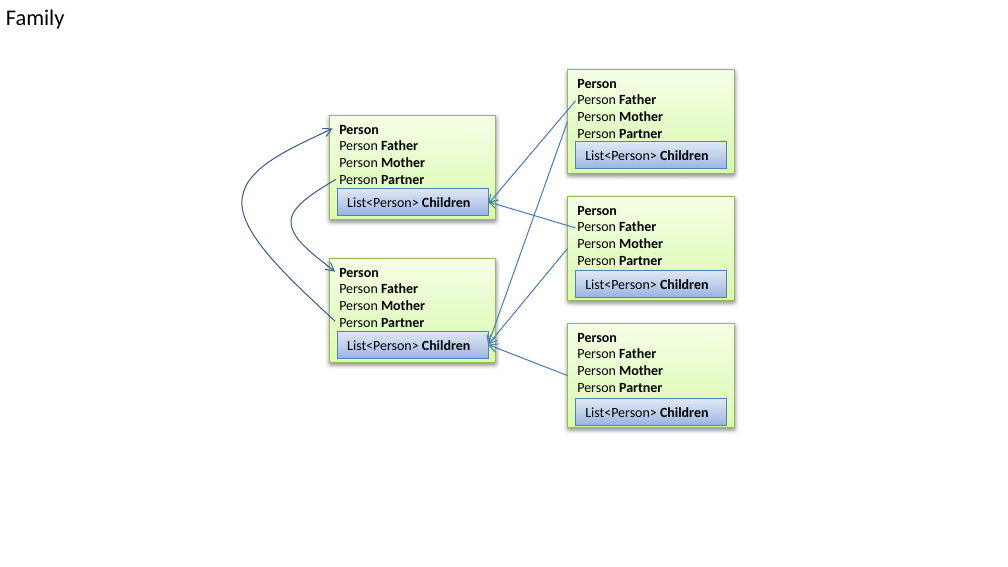
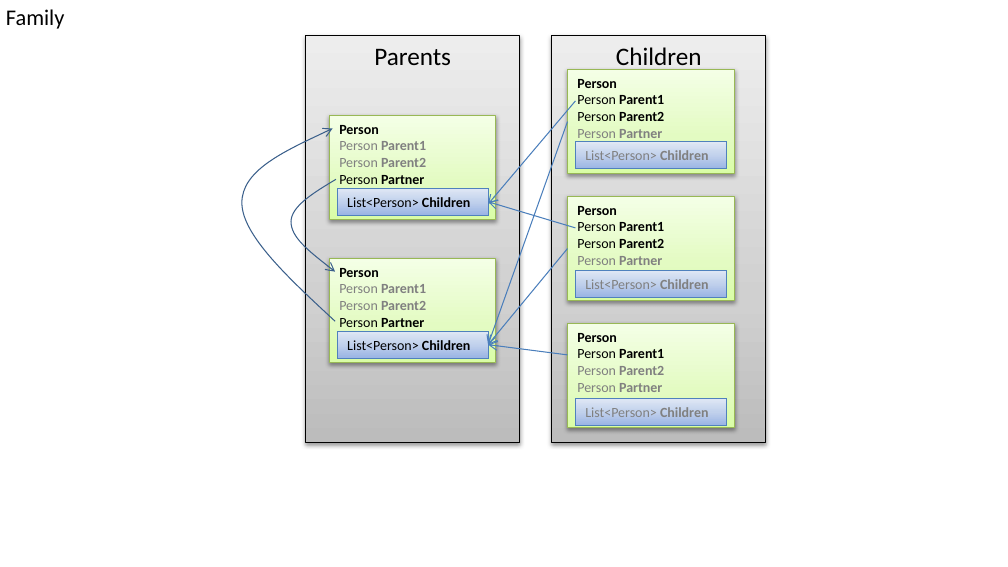
Before and after one commit to PeterHuberSg/StorageLib, a slide deck: slide 7 of Design.pptx (slide 6 before the commit). Drawn at 1008x567 pixels with LibreOffice and Linux fonts; fonts in the diff are those of the drawing. Boxes give left, top, right and bottom in pixels: in the first picture for what was removed or moved away, otherwise in the second. Text is boxed around its words. In the diff, an @@ line names an element or a change of style, - is before the commit and + after.

```diff
--- a/Design.pptx
+++ b/Design.pptx
@@ rectangle added at bbox=[305, 35, 520, 443], fill gradient #BDBDBD to #D1D1D1 to #EEEEEE, outline #000000 0.75 pt, 18 pt, text #000000 @@
+Parents
@@ rectangle added at bbox=[551, 35, 766, 443], fill gradient #BDBDBD to #D1D1D1 to #EEEEEE, outline #000000 0.75 pt, 18 pt, text #000000 @@
+Children
@@ text in rectangle at bbox=[577, 95, 664, 121]: text changed; bold on @@
-Person Father
-Person Mother
+Person Parent1
+Person Parent2
@@ text in rectangle at bbox=[339, 141, 426, 167]: text changed; text colour #000000 to #808080; bold on @@
-Person Father
-Person Mother
+Person Parent1
+Person Parent2
@@ text in rectangle at bbox=[577, 129, 662, 142]: text colour #000000 to #808080 in "Person Partner" @@
@@ text in rectangle at bbox=[577, 222, 664, 248]: text changed; bold on @@
-Person Father
-Person Mother
+Person Parent1
+Person Parent2
@@ text in rectangle at bbox=[577, 256, 662, 265]: text colour #000000 to #808080 in "Person Partner" @@
@@ text in rectangle at bbox=[339, 284, 426, 310]: text changed; text colour #000000 to #808080; bold on @@
-Person Father
-Person Mother
+Person Parent1
+Person Parent2
@@ arrow moved from (568, 376) - (488, 345) to (568, 355) - (488, 345) @@
@@ text in rectangle at bbox=[577, 349, 664, 375]: text changed; bold on @@
-Person Father
-Person Mother
+Person Parent1
+Person Parent2
@@ text in rectangle at bbox=[577, 383, 662, 392]: text colour #000000 to #808080 in "Person Partner" @@
@@ text colour #000000 to #808080 in 3 elements at bbox=[576, 142, 727, 169], bbox=[576, 270, 727, 297], bbox=[576, 398, 727, 425] @@
```
Also in this commit, not shown: 1 slide added, 21 other files.
